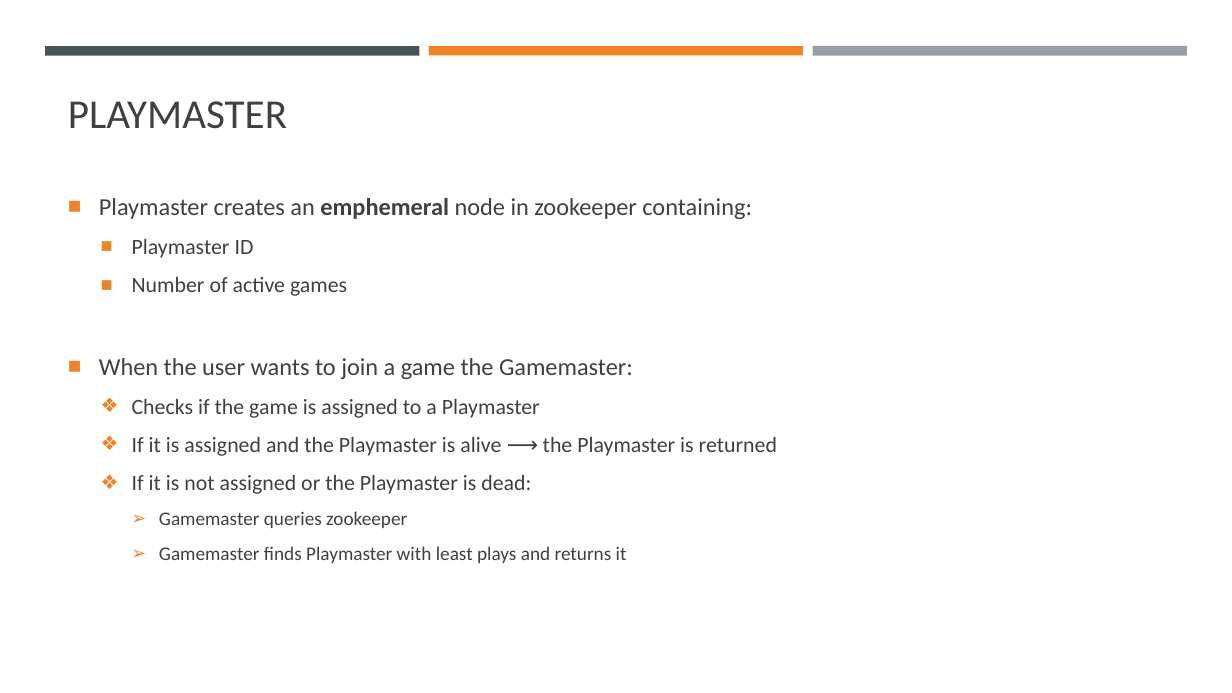
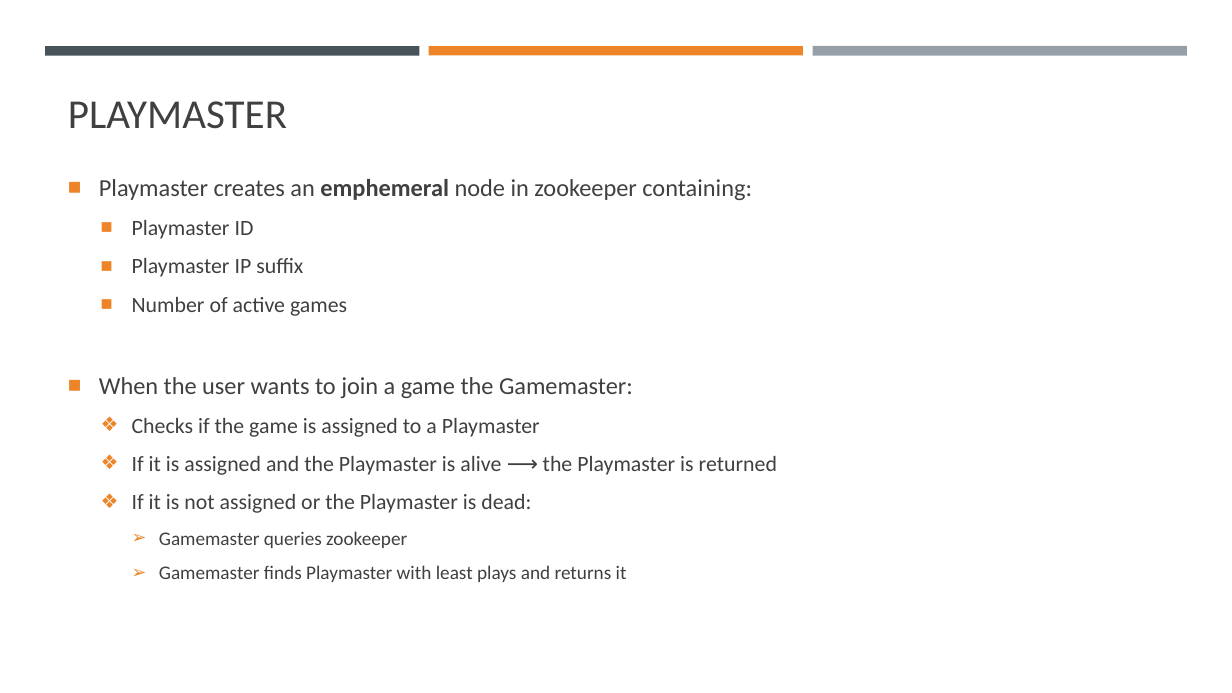
Before and after one commit to margaeor/COMP414-Distributed-Systems, a slide deck: slide 10 of presentation/Distributed.pptx. Drawn at 1232x693 pixels with LibreOffice and Linux fonts; fonts in the diff are those of the drawing. Boxes give left, top, right and bottom in pixels: in the first picture for what was removed or moved away, otherwise in the second. Text is boxed around its words. In the diff, an @@ line names an element or a change of style, - is before the commit and + after.

```diff
--- a/presentation/Distributed.pptx
+++ b/presentation/Distributed.pptx
@@ text at <box>132,258,303,277</box>: paragraph added @@
+  ■ Playmaster IP suffix
```
Also in this commit, not shown: 3 other slides changed, 1 slide added.
